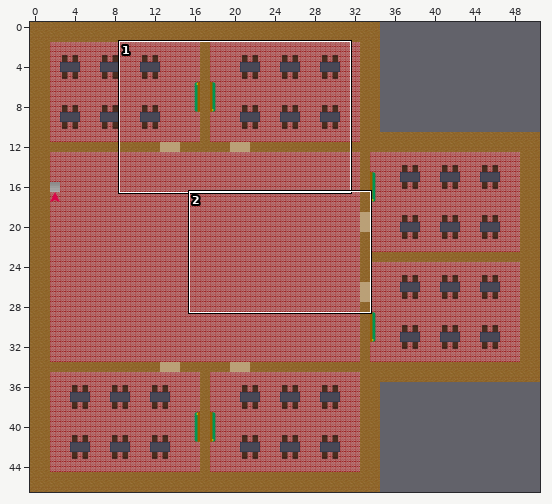
Level history. Tiled map: map/ground_floor.tmx. The picture above shows the old version from afar; the outline marks the close-up.
Close-up. First the earlier version:
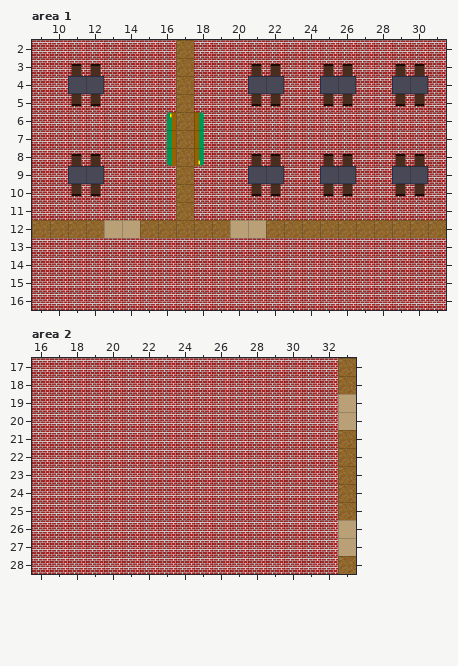
Cells are 32x32 px. Shown: area 1 x 9..31, y 2..16; area 2 x 16..33, y 17..28. The commit also changed other parts of the map, which this record leaves out.
New version:
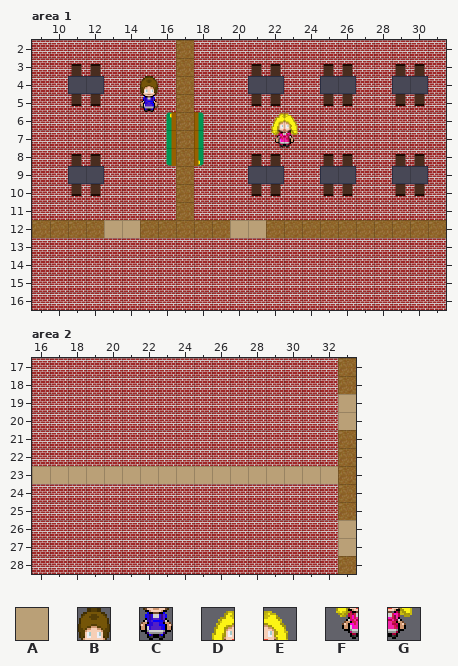
Key: from "floors_tiled_ready": A 3; from "objects_teacher": B 22, C 36, D 67, E 68, F 81, G 82.
_ is an empty cell.
The edit:
Layer "objects", area 1:
There is now tile B in row 4 at x 15.
There is now tile C in row 5 at x 15.
There is now tile D in row 6 at x 22.
There is now tile E in row 6 at x 23.
There is now tile F in row 7 at x 22.
There is now tile G in row 7 at x 23.
Layer "objects", area 2:
There is now tile A in row 23 at x 16 to 32.
